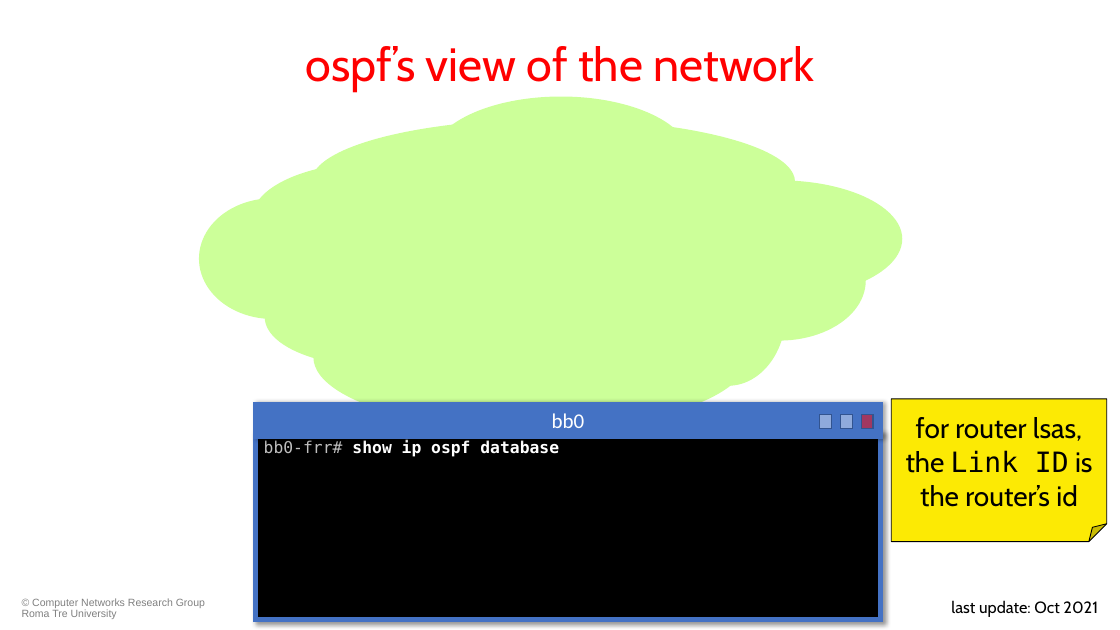
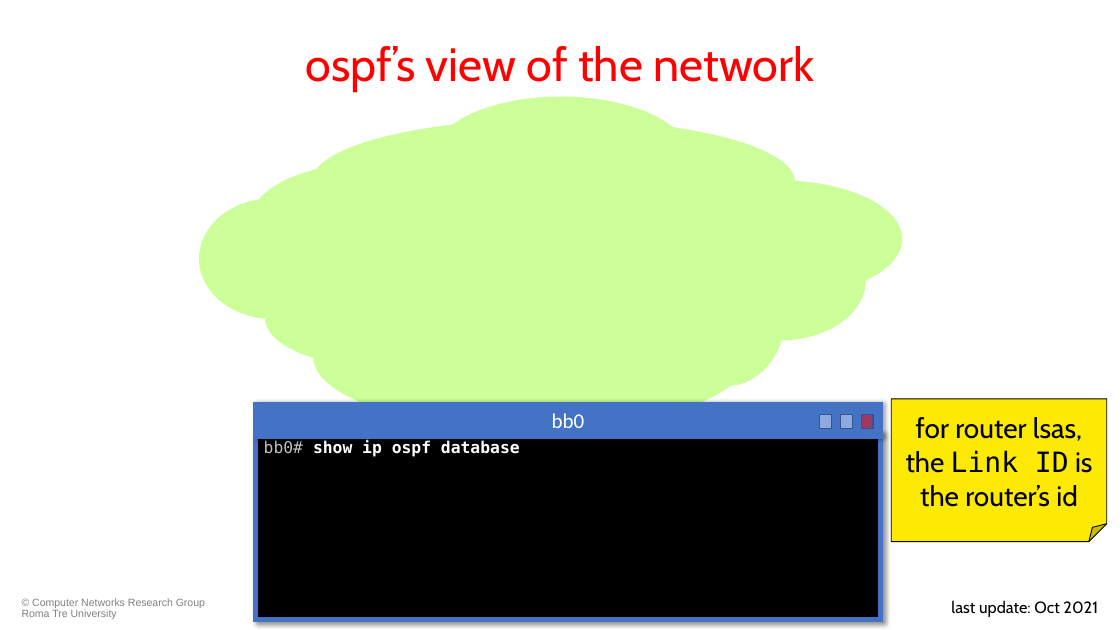
Before and after one commit to KatharaFramework/Kathara-Labs, a slide deck: slide 16 of main-labs/intradomain-routing/frr/ospf/020-kathara-lab_ospf.pptx. Drawn at 1120x630 pixels with LibreOffice and Linux fonts; fonts in the diff are those of the drawing; background and template pictures are left out. Boxes give left, top, right and bottom in pixels: in the first picture for what was removed or moved away, otherwise in the second. Text is boxed around its words. In the diff, an @@ line names an element or a change of style, - is before the commit and + after.

Commit message:
Small changes to ospf

```diff
--- a/main-labs/intradomain-routing/frr/ospf/020-kathara-lab_ospf.pptx
+++ b/main-labs/intradomain-routing/frr/ospf/020-kathara-lab_ospf.pptx
@@ text in rectangle at <box>264,439,520,457</box>: text changed @@
-bb0-frr# show ip ospf database
+bb0# show ip ospf database
```
Also in this commit, not shown: 15 other slides changed, 1 other file.
